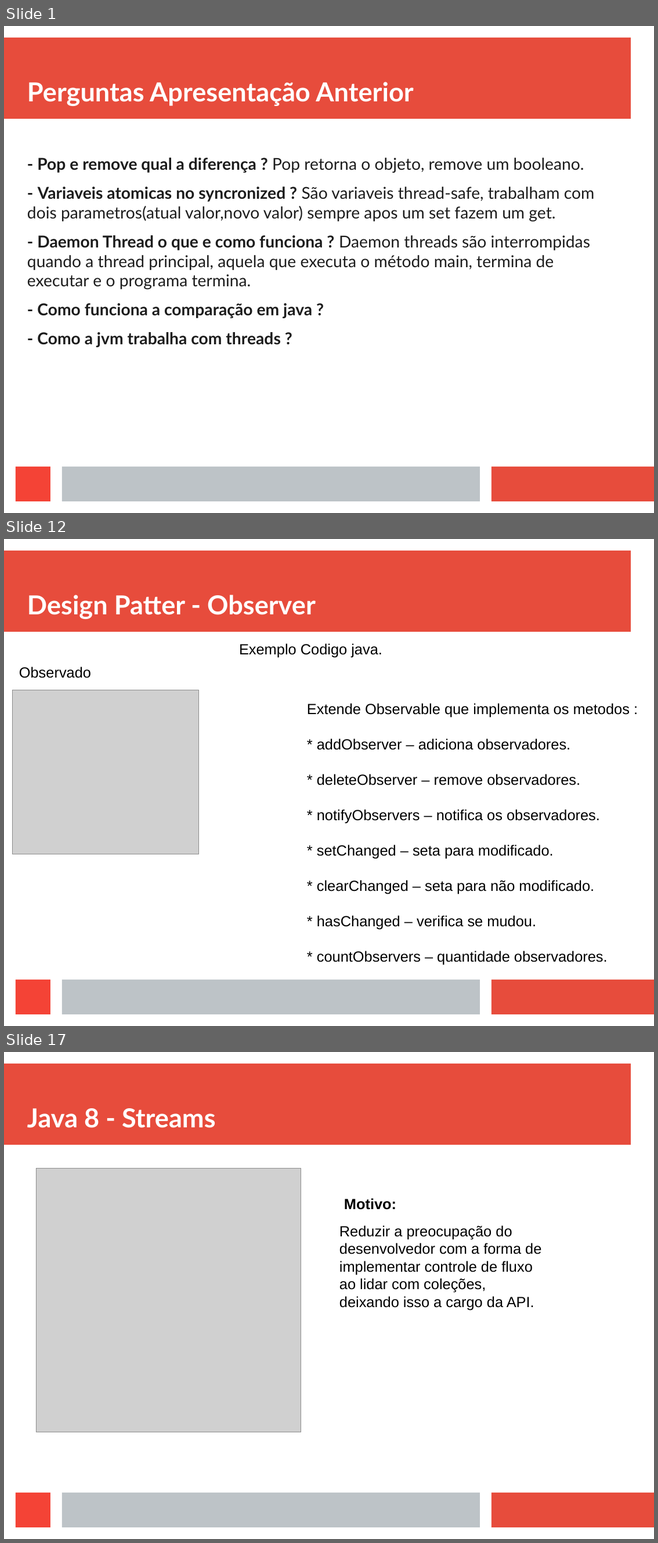
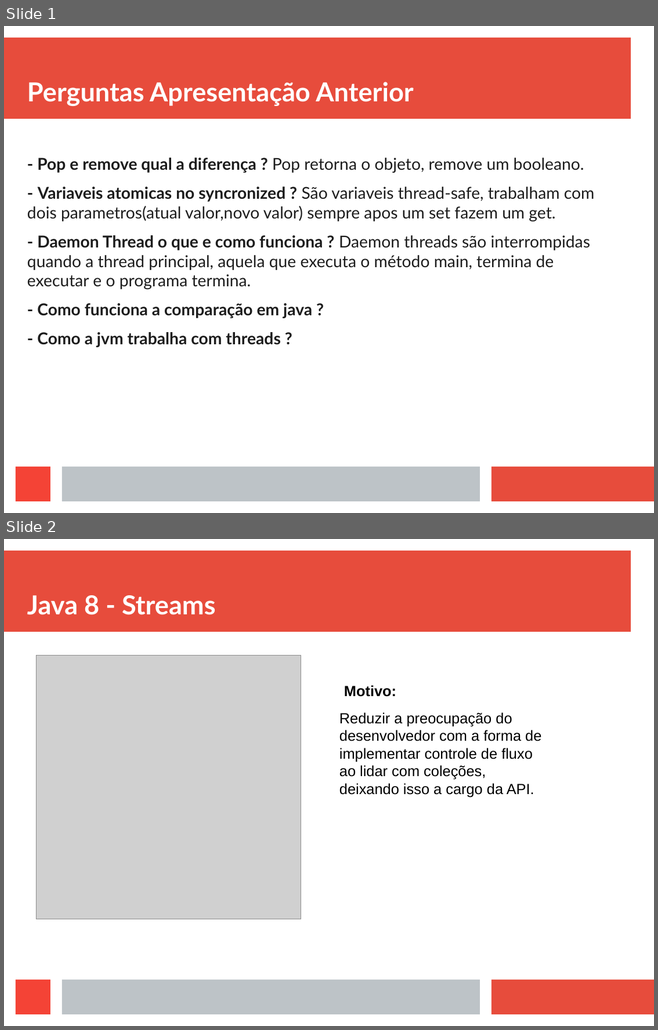
Before and after one commit to viniciusFortti/test, a slide deck: Apresentação/ApresentaçãoTerceiraSemana.odp. Shown one above the other, each under a label of ours: slides 1, 12 and 17 before the commit, slides 1 and 2 after it; the slides between them are not shown. The pictures are 658x1543 and 658x1030 pixels, drawn with LibreOffice and Linux fonts; fonts in the diff are those of the drawing; grey boxes stand for pictures. Boxes give left, top, right and bottom in pixels: in the first picture for what was removed or moved away, otherwise in the second. Text is boxed around its words. In the diff, an @@ line names an element or a change of style, - is before the commit and + after.

Commit message:
adicionar alteracoes na apresentacao

```diff
--- a/Apresentação/ApresentaçãoTerceiraSemana.odp
+++ b/Apresentação/ApresentaçãoTerceiraSemana.odp
@@ slide 12 removed at [4, 539, 654, 1026], background #FFFFFF; not listed: 4 template elements that a slide beside it also shows @@
@@ title removed at [27, 595, 315, 619] @@
-Design Patter - Observer
@@ text removed at [239, 643, 382, 658] @@
-Exemplo Codigo java.
@@ text removed at [19, 667, 91, 678] @@
-Observado
@@ picture removed at [12, 690, 199, 855] @@
@@ text removed at [307, 703, 629, 929] @@
-Extende Observable que implementa os metodos :
-* addObserver – adiciona observadores.
-* deleteObserver – remove observadores.
-* notifyObservers – notifica os observadores.
-* setChanged – seta para modificado.
-* clearChanged – seta para não modificado.
-* hasChanged – verifica se mudou.
-* countObservers – quantidade observadores.
@@ what was slide 17 is now slide 2 @@
```
Also in this commit, not shown: 9 slides added, 15 other slides removed, 4 other files.
